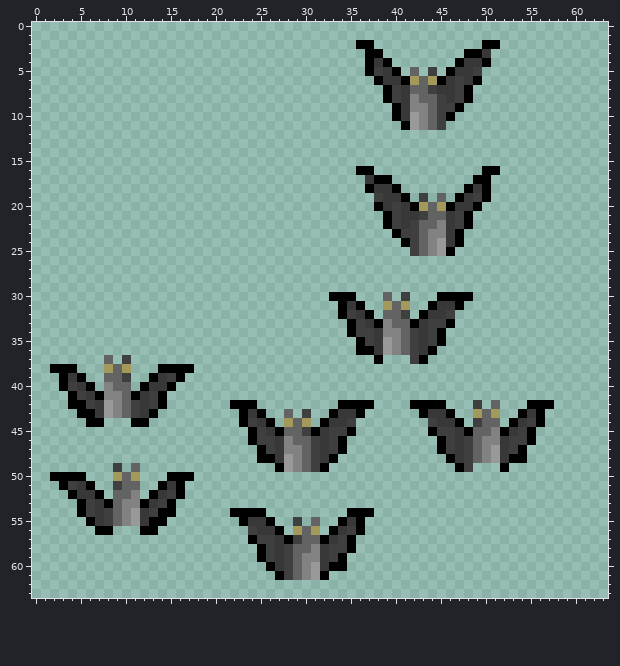
One commit to this pixel-art sprite: images/bat01-sheet0.png. This is how it looked before the edit.
The file is 64x64 pixels. Colours within 5 levels of each other are drawn and written as one. The old version is drawn lined up with the new one.
And afterwards:
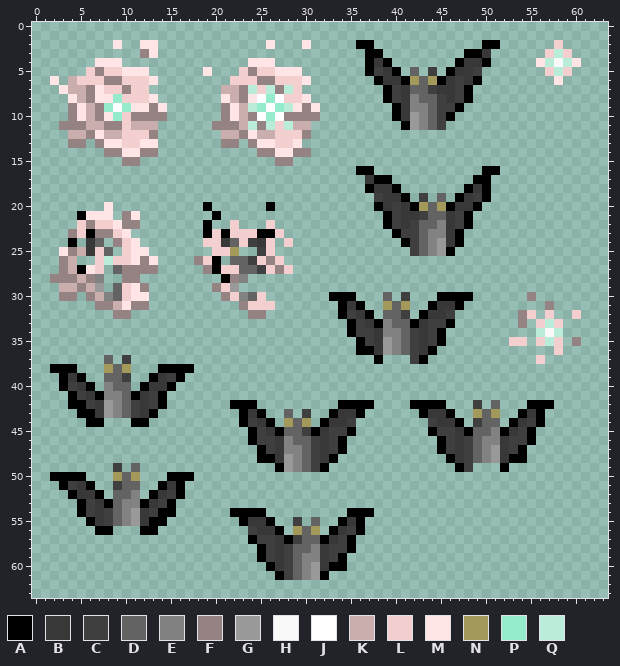
Palette (. is transparent): A #000000  B #383838  C #3f3f3f  D #636363  E #828282  F #958282  G #999999  H #f9f9f9  J #ffffff  K #caadad  L #f3cfcf  M #ffe5e5  N #a3995b  P #94eccc  Q #b9ecd9
Author's note on the commit: added bat death animation
The edit:
drawings rearranged on the sheet (the old picture shows each at its new place)
Changed rows in their new state; - is an unchanged pixel.
first column x 2:
 2 -------M--MM------------M---M---------------------------L--
 3 ----------FM-------------------------------------------LQL-
 4 -----MMM--------------MMM-----------------------------MQHQM
 5 ----LFLLMMM------M---LFLLMMM---------------------------LQL-
 6 M-KLLLFFLLLM--------LLLFFLLLM---------------------------M--
 7 -MKKFMLLFLL--------KKFQLQFQL-------------------------------
 8 --MKFMMPLLLM-------MKFMJPJLLM------------------------------
 9 --FMKFPJPMMFM------FMKQPJPQMFM-----------------------------
10 --FMKFMPLFFFF------FMKFJPJFFFF-----------------------------
11 -FFFKKFFLKKK------FFFKQFQLQKK------------------------------
12 --KKFMKKLLLF-------KKFMKKLLLF------------------------------
13 --FF-FMMLLMM-------FF-FMMLLM-------------------------------
14 ------FFMMFF-----------FFMMFF------------------------------
15 --------FF---------------FF--------------------------------
first column x 2:
20 ------M----------A------A----------------------------------
21 ---AMMM-FM--------A----------------------------------------
22 ---LFLLMFF-------A--L---L----------------------------------
23 --FLAFFLM--------ALALLLAAL---------------------------------
24 --A-BD-FLM-------LLBDLCBL-L--------------------------------
25 -MFKBLD-LMM-------LLN--CL----------------------------------
26 -FK--LQLLMFM----FLA-DDCLFL---------------------------------
27 -FKAML-DFFFF-----FALLDDCLFL--------------------------------
28 FFFKFE--FF---------AFE-------------------------------------
29 -KKFKG-DLMF-------FLG--------------------------------------
30 -FF-FKEDLMM--------FLEDL-----------------------------F-----
31 -----FFKMFF----------FLLL------------------------------F---
32 -------FF-------------FF----------------------------FL-L--L
33 ----------------------------------------------------F-LQL--
34 ------------------------------------------------------QHQ--
35 ---------------------------------------------------LL-LQL-F
36 --------------------------------------------------------L--
37 ------------------------------------------------------L----
Where, in picture pixels (left, top, right, bottom), the same in both pictures:
added: (50, 40, 167, 319)
added: (194, 40, 320, 319)
added: (536, 40, 581, 85)
added: (509, 292, 581, 364)
